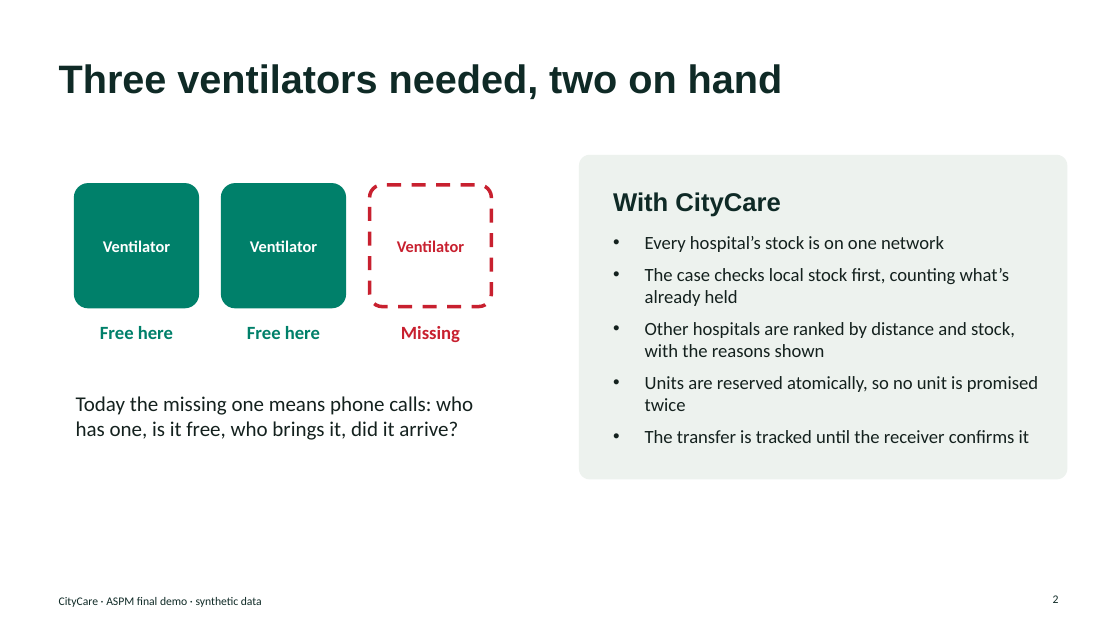
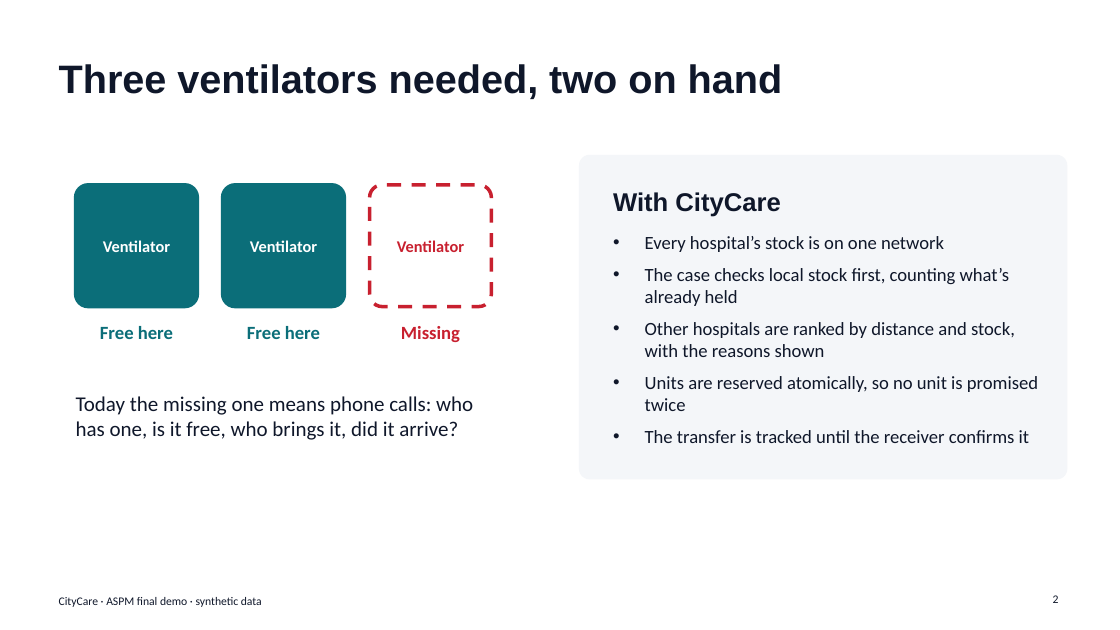
Before and after one commit to harishassan-code/hospital-care, a slide deck: slide 2 of docs/deliverables/final/final-presentation.pptx. Drawn at 1120x630 pixels with LibreOffice and Linux fonts; fonts in the diff are those of the drawing. Boxes give left, top, right and bottom in pixels: in the first picture for what was removed or moved away, otherwise in the second. Text is boxed around its words. In the diff, an @@ line names an element or a change of style, - is before the commit and + after.

```diff
--- a/docs/deliverables/final/final-presentation.pptx
+++ b/docs/deliverables/final/final-presentation.pptx
@@ rounded rectangle at bbox=[580, 155, 1067, 479]: fill #EDF2EE to #F4F6F9; outline #EDF2EE 1 pt to #F4F6F9 1 pt @@
@@ rounded rectangle at bbox=[76, 185, 197, 307]: fill #00806A to #0B6E79; outline #00806A 3 pt to #0B6E79 3 pt @@
@@ rounded rectangle at bbox=[223, 185, 344, 307]: fill #00806A to #0B6E79; outline #00806A 3 pt to #0B6E79 3 pt @@
@@ text "Free here" at bbox=[100, 326, 173, 339]: text colour #00806A to #0B6E79 @@
@@ text "Free here" at bbox=[247, 326, 320, 339]: text colour #00806A to #0B6E79 @@
@@ text colour #0F2A26 to #0F172A in 3 elements at bbox=[59, 64, 783, 99], bbox=[613, 192, 780, 217], bbox=[59, 597, 262, 607] @@
```
Also in this commit, not shown: 12 other slides changed, 10 other files.
